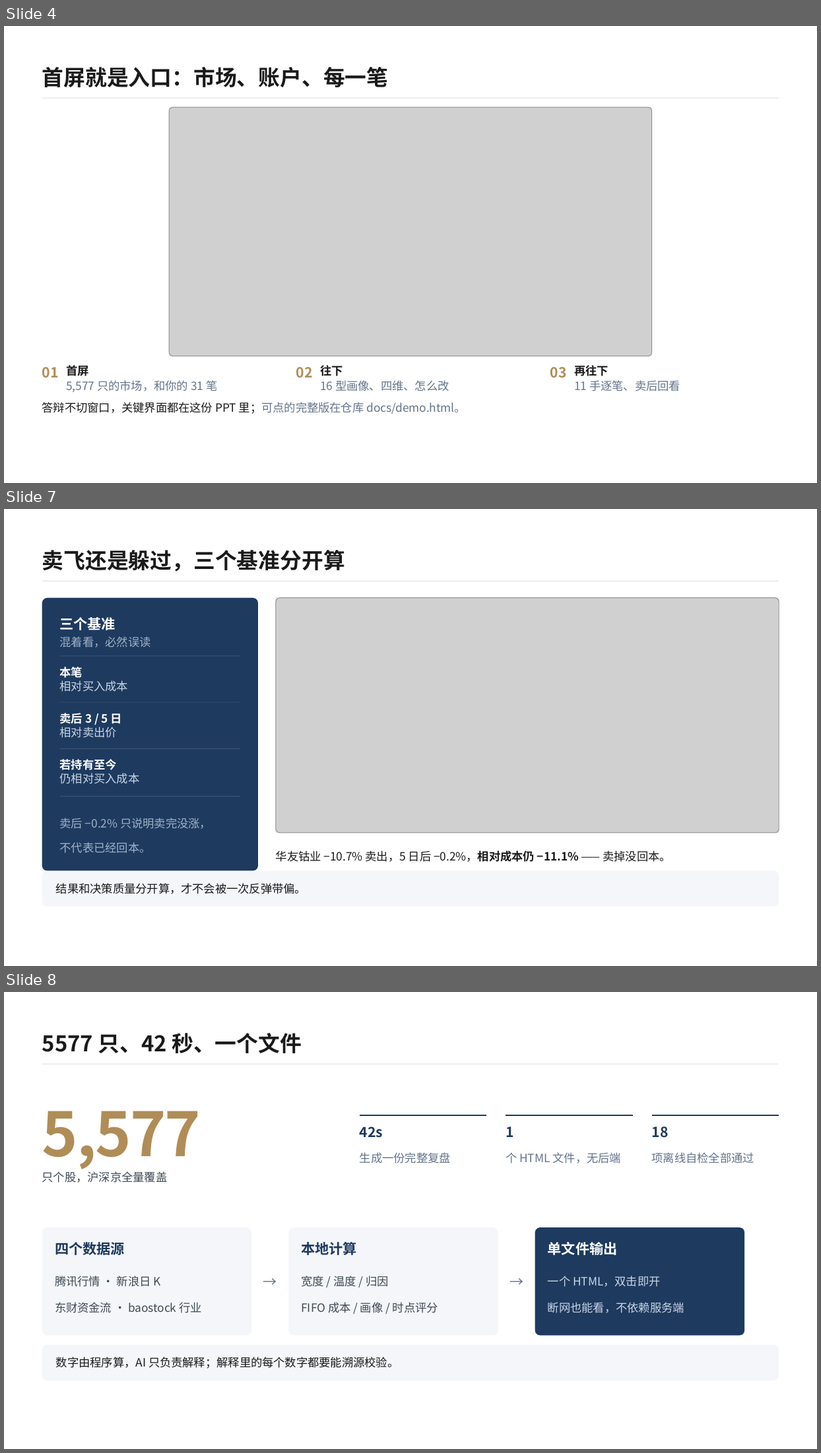
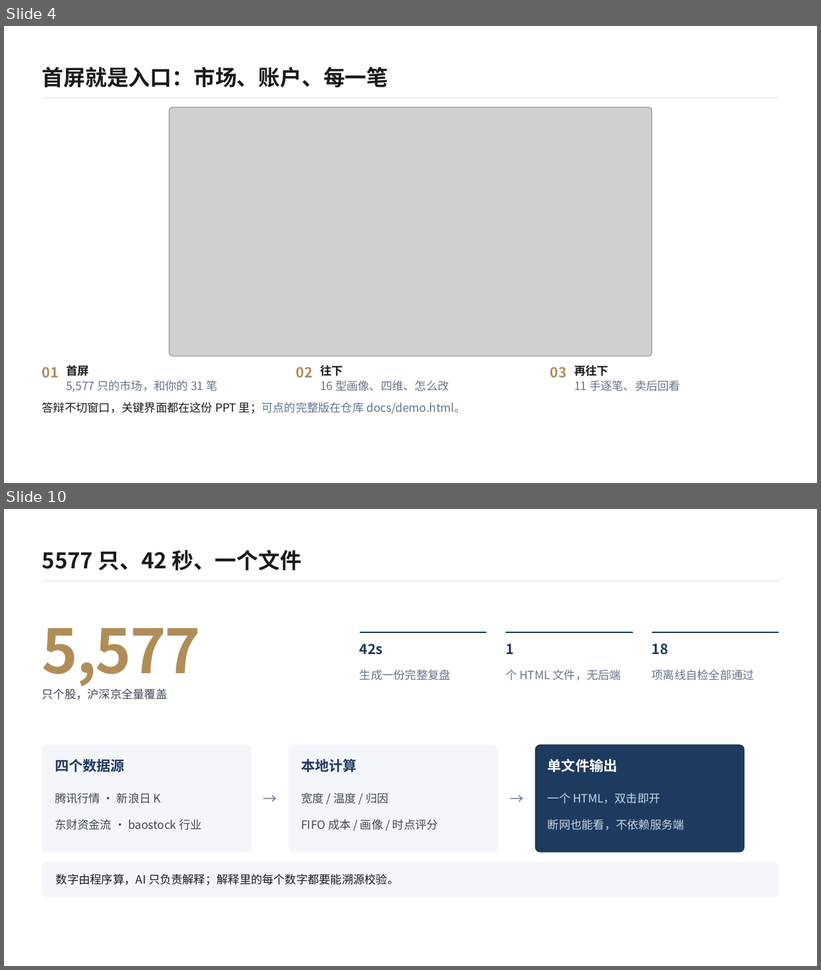
Before and after one commit to www498/ashare-review, a slide deck: ppt/复盘台答辩/复盘台答辩.pptx. Shown one above the other, each under a label of ours: slides 4, 7 and 8 before the commit, slides 4 and 10 after it; the slides between them are not shown. The pictures are 821x1453 and 821x970 pixels, drawn with LibreOffice and Linux fonts; fonts in the diff are those of the drawing; grey boxes stand for pictures. Boxes give left, top, right and bottom in pixels: in the first picture for what was removed or moved away, otherwise in the second. Text is boxed around its words. In the diff, an @@ line names an element or a change of style, - is before the commit and + after.

Commit message:
PPT 扩到 12 页：画像改为速写与改法、新增建议页和自选股页，逐笔改全列、卖后加口径换算

```diff
--- a/ppt/复盘台答辩/复盘台答辩.pptx
+++ b/ppt/复盘台答辩/复盘台答辩.pptx
@@ slide 7 removed at box(4, 509, 817, 966), background #FFFFFF @@
@@ text removed at box(42, 550, 345, 572) @@
-卖飞还是躲过，三个基准分开算
@@ rectangle removed at box(42, 581, 779, 582) @@
@@ rounded rectangle removed at box(42, 598, 257, 871) @@
@@ rectangle removed at box(276, 598, 780, 833) @@
@@ picture removed at box(276, 598, 780, 833) @@
@@ text removed at box(60, 617, 116, 630) @@
-三个基准
@@ text removed at box(60, 636, 151, 648) @@
-混着看，必然误读
@@ freeform shape removed at box(60, 656, 241, 703) @@
@@ text removed at box(60, 667, 83, 678) @@
-本笔
@@ text removed at box(60, 681, 128, 692) @@
-相对买入成本
@@ freeform shape removed at box(60, 702, 241, 749) @@
@@ text removed at box(60, 713, 122, 724) @@
-卖后 3 / 5 日
@@ text removed at box(60, 727, 117, 738) @@
-相对卖出价
@@ freeform shape removed at box(60, 749, 241, 797) @@
@@ freeform shape removed at box(60, 749, 241, 797) @@
@@ text removed at box(60, 759, 117, 770) @@
-若持有至今
@@ text removed at box(60, 773, 140, 784) @@
-仍相对买入成本
@@ text removed at box(60, 818, 211, 854) @@
-卖后 −0.2% 只说明卖完没涨，
-不代表已经回本。
@@ text removed at box(276, 851, 671, 862) @@
-华友钴业 −10.7% 卖出，5 日后 −0.2%，相对成本仍 −11.1% —— 卖掉没回本。
@@ rounded rectangle removed at box(42, 871, 779, 907) @@
@@ text removed at box(56, 883, 306, 894) @@
-结果和决策质量分开算，才不会被一次反弹带偏。
@@ what was slide 8 is now slide 10 @@
```
Also in this commit, not shown: 2 slides changed, 3 slides added, 13 other files.
